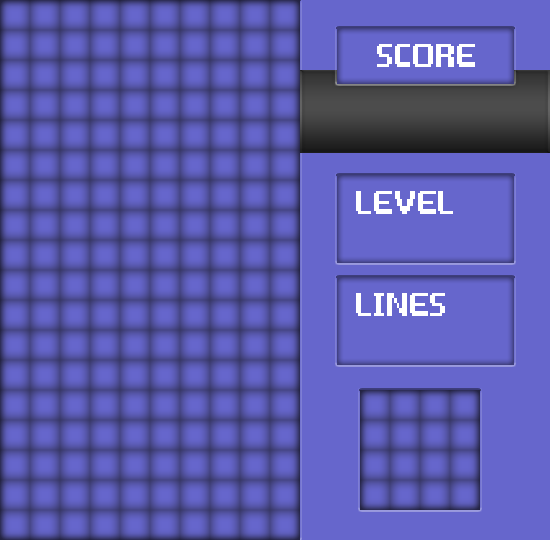
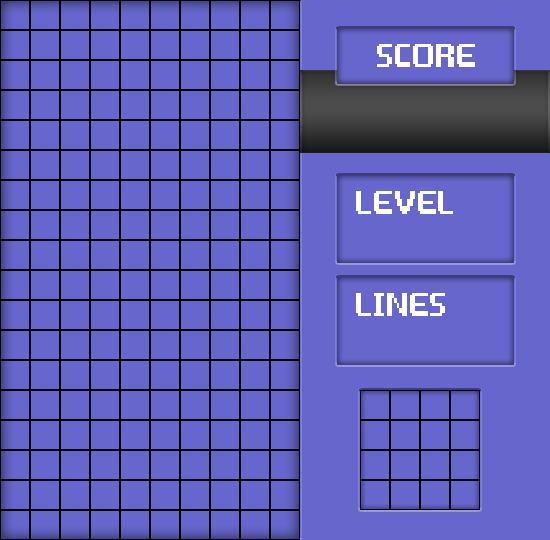
Two versions of the same layered image (550 x 540). Layer-by-layer changes:
renamed "grid copie" to "Calque 4 copie", painted on it over [360,390,480,510]
renamed "grid" to "Calque 4", painted on it over [0,0,300,540]
